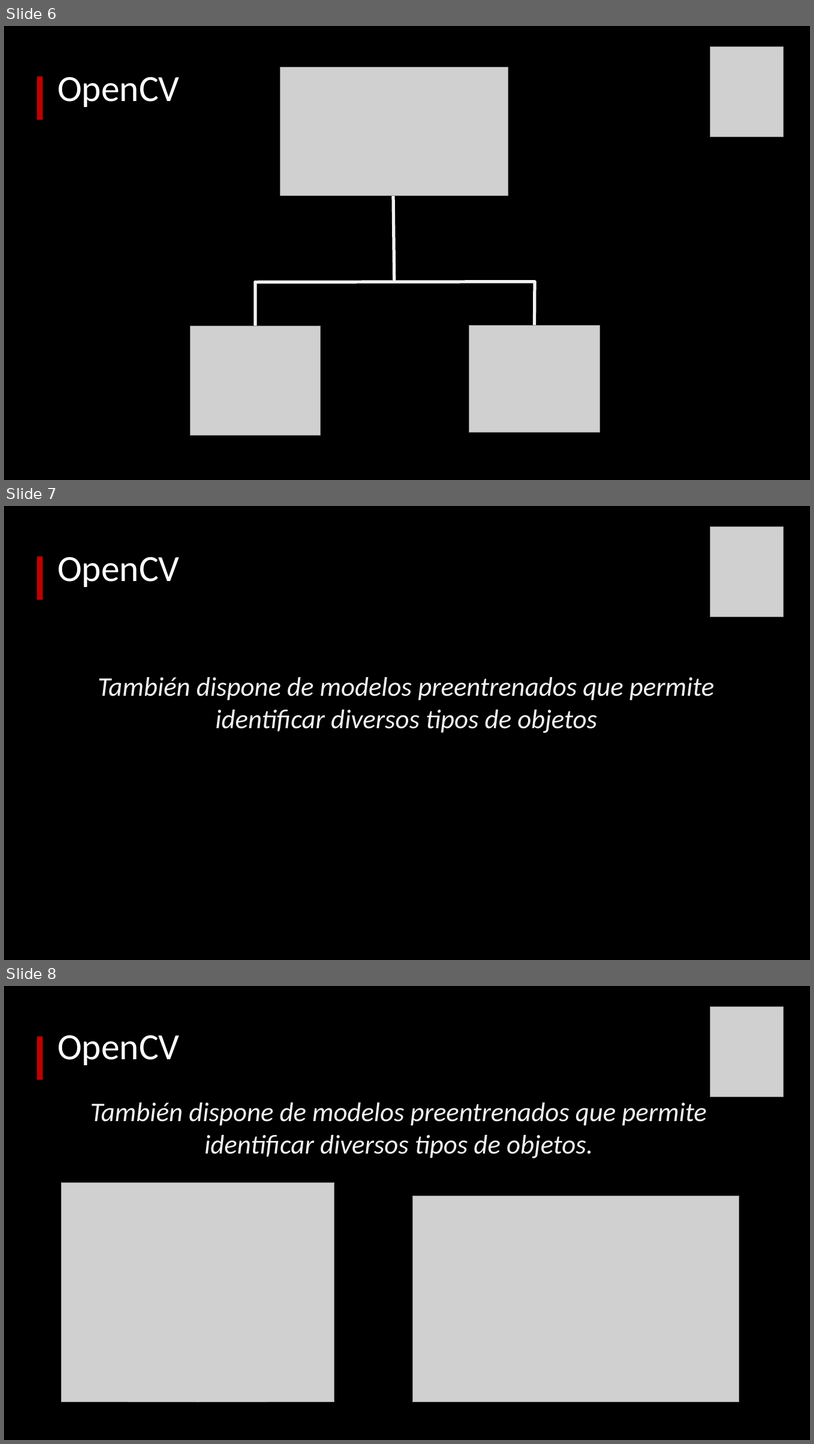
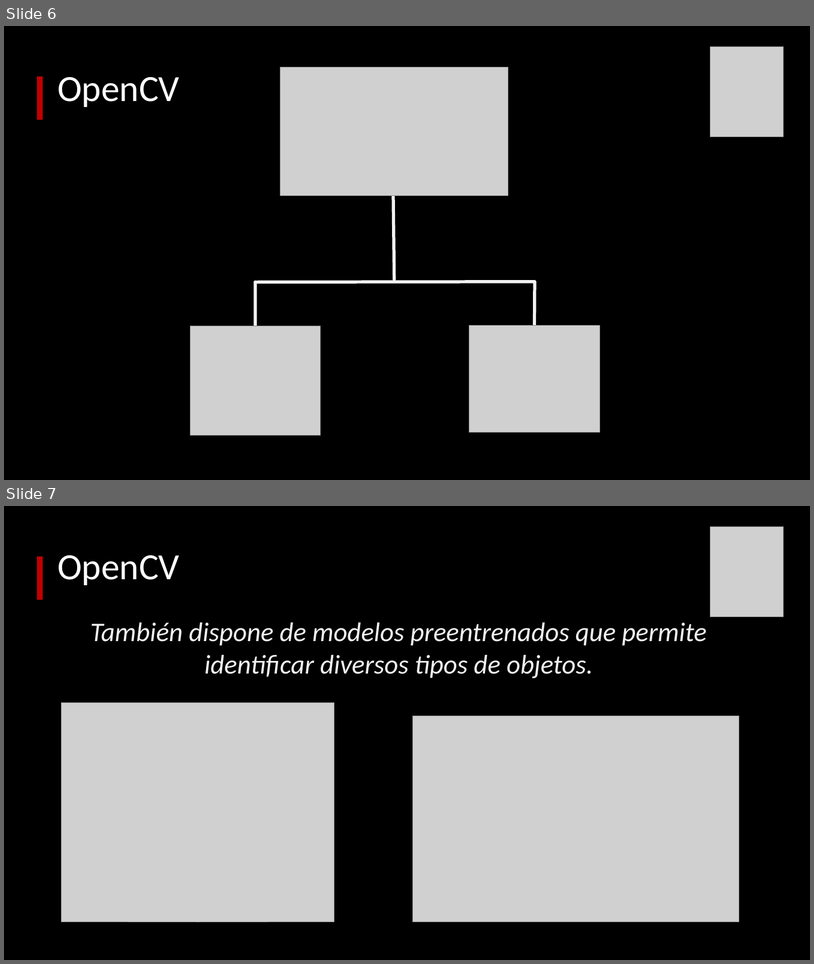
Before and after one commit to almesa93/taller_OpenCV, a slide deck: Presentacion_OpenCV.pptx. Shown one above the other, each under a label of ours: slides 6, 7 and 8 before the commit, slides 6 and 7 after it. The pictures are 814x1444 and 814x964 pixels, drawn with LibreOffice and Linux fonts; fonts in the diff are those of the drawing; grey boxes stand for pictures. Boxes give left, top, right and bottom in pixels: in the first picture for what was removed or moved away, otherwise in the second. Text is boxed around its words. In the diff, an @@ line names an element or a change of style, - is before the commit and + after.

```diff
--- a/Presentacion_OpenCV.pptx
+++ b/Presentacion_OpenCV.pptx
@@ slide 7 removed at [4,506,810,960], background #000000 @@
@@ picture removed at [711,526,784,617] @@
@@ rectangle removed at [36,556,43,600] @@
@@ title removed at [57,557,180,587] @@
-OpenCV
@@ text removed at [98,677,714,733] @@
-También dispone de modelos preentrenados que permite identificar diversos tipos de objetos
@@ what was slide 8 is now slide 7 @@
```
Also in this commit, not shown: 3 slides changed.
